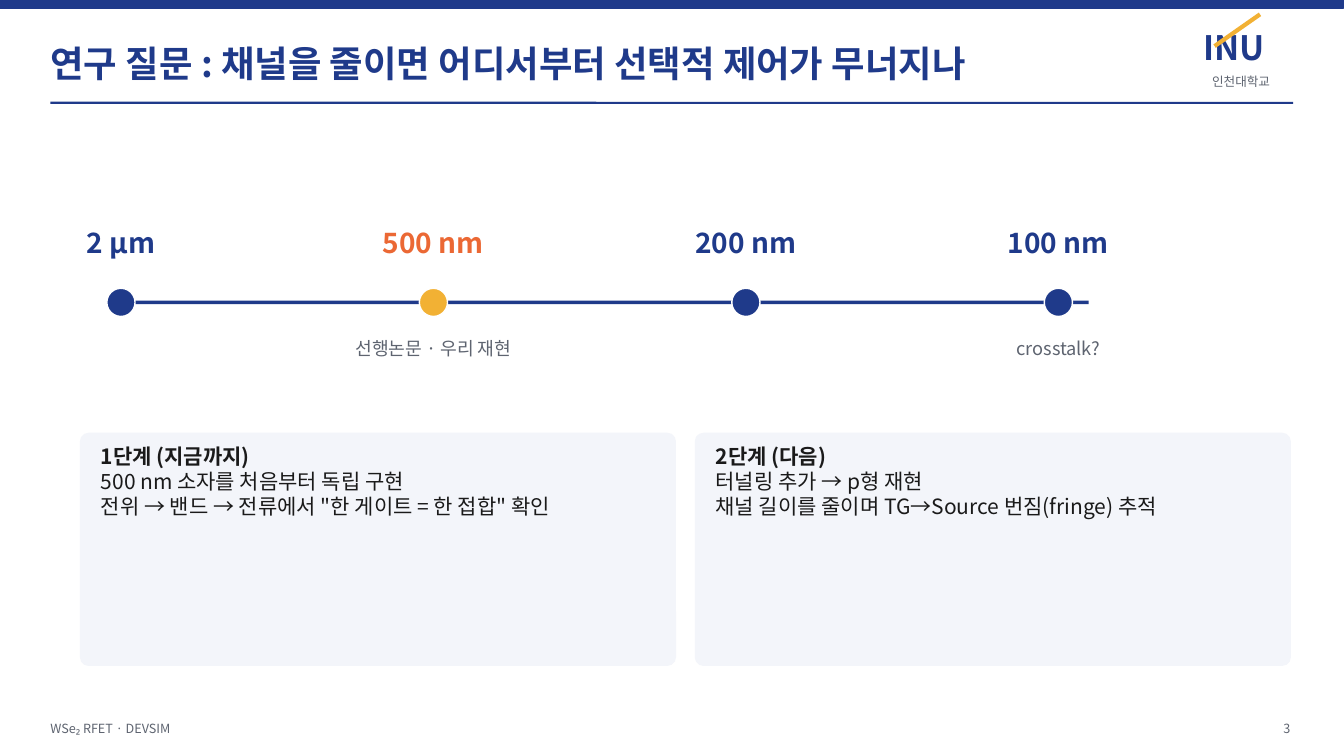
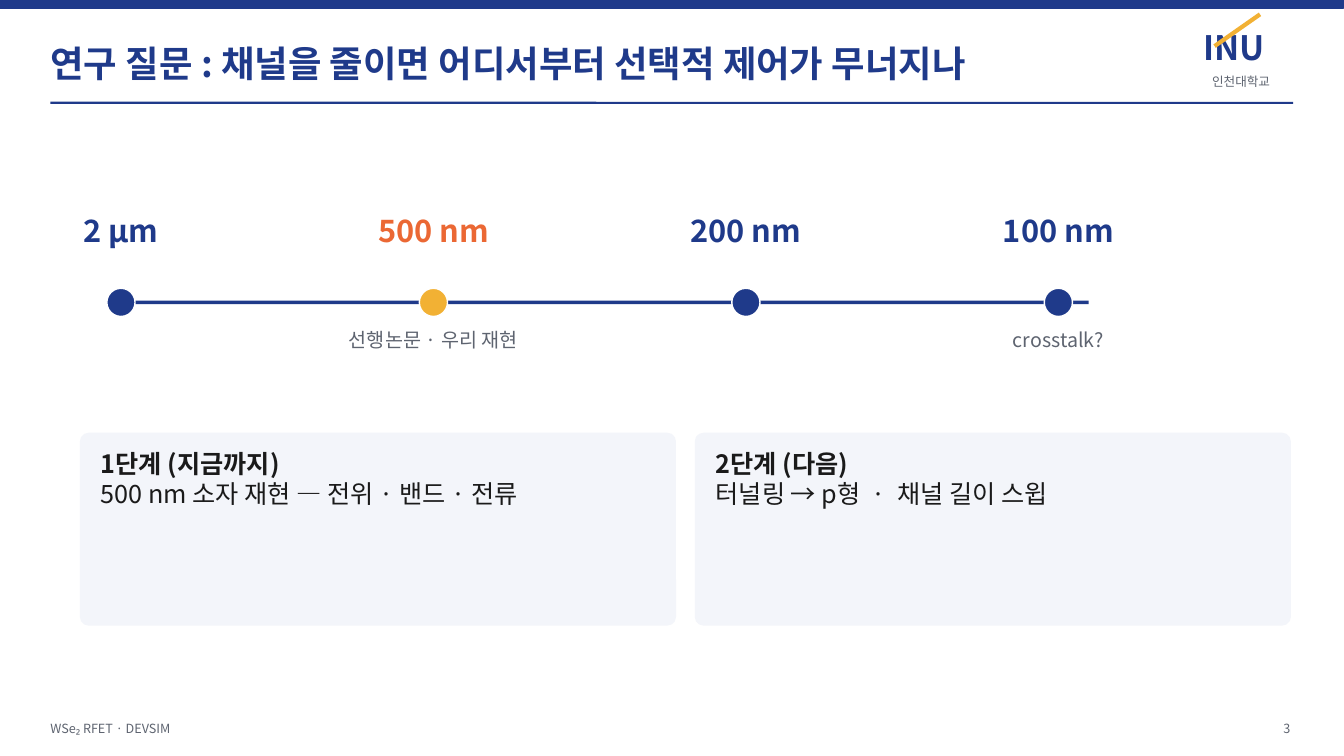
Before and after one commit to jiseonyang-9070/rfet, a slide deck: slide 3 of slides/RFET_progress_INU.pptx. Drawn at 1344x756 pixels with LibreOffice and Linux fonts; fonts in the diff are those of the drawing. Boxes give left, top, right and bottom in pixels: in the first picture for what was removed or moved away, otherwise in the second. Text is boxed around its words. In the diff, an @@ line names an element or a change of style, - is before the commit and + after.

```diff
--- a/slides/RFET_progress_INU.pptx
+++ b/slides/RFET_progress_INU.pptx
@@ size 20 to 22 pt; vertical alignment middle to top in 4 elements at (x1=83, y1=219, x2=158, y2=249), (x1=378, y1=219, x2=488, y2=243), (x1=691, y1=219, x2=801, y2=243), (x1=1003, y1=219, x2=1113, y2=243) @@
@@ text "선행논문 · 우리 재현" at (x1=349, y1=331, x2=518, y2=349): size 13 to 14 pt; vertical alignment middle to top @@
@@ text "crosstalk?" at (x1=1013, y1=331, x2=1104, y2=347): size 13 to 14 pt; vertical alignment middle to top @@
@@ rounded rectangle resized from (x1=81, y1=434, x2=676, y2=665) to (x1=81, y1=434, x2=676, y2=625) @@
@@ rounded rectangle at (x1=81, y1=434, x2=676, y2=625): proportions changed @@
@@ rounded rectangle at (x1=696, y1=434, x2=1291, y2=625): proportions changed @@
@@ rounded rectangle resized from (x1=696, y1=434, x2=1291, y2=665) to (x1=696, y1=434, x2=1291, y2=625) @@
@@ text at (x1=101, y1=452, x2=280, y2=478): size 15 to 18 pt in "1단계 (지금까지)" @@
@@ text at (x1=716, y1=452, x2=848, y2=478): size 15 to 18 pt in "2단계 (다음)" @@
@@ text at (x1=101, y1=482, x2=517, y2=505): text changed; size 15 to 18 pt @@
-500 nm 소자를 처음부터 독립 구현
-전위 → 밴드 → 전류에서 "한 게이트 = 한 접합" 확인
+500 nm 소자 재현 — 전위 · 밴드 · 전류
@@ text at (x1=716, y1=482, x2=1047, y2=509): text changed; size 15 to 18 pt @@
-터널링 추가 → p형 재현
-채널 길이를 줄이며 TG→Source 번짐(fringe) 추적
+터널링 → p형 · 채널 길이 스윕
```
Also in this commit, not shown: 15 other slides changed, 5 slides added, 2 slides removed, 23 other files.
